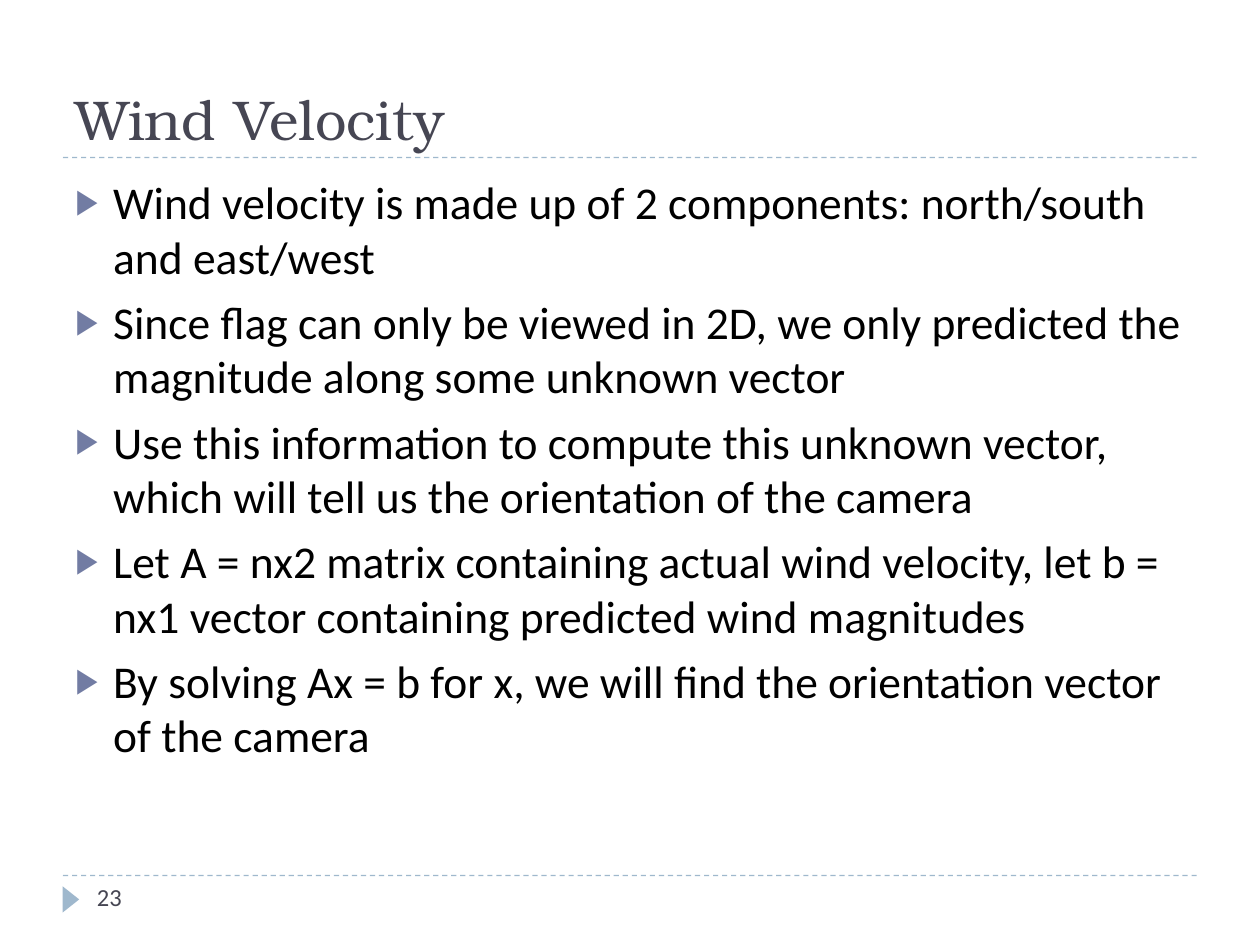
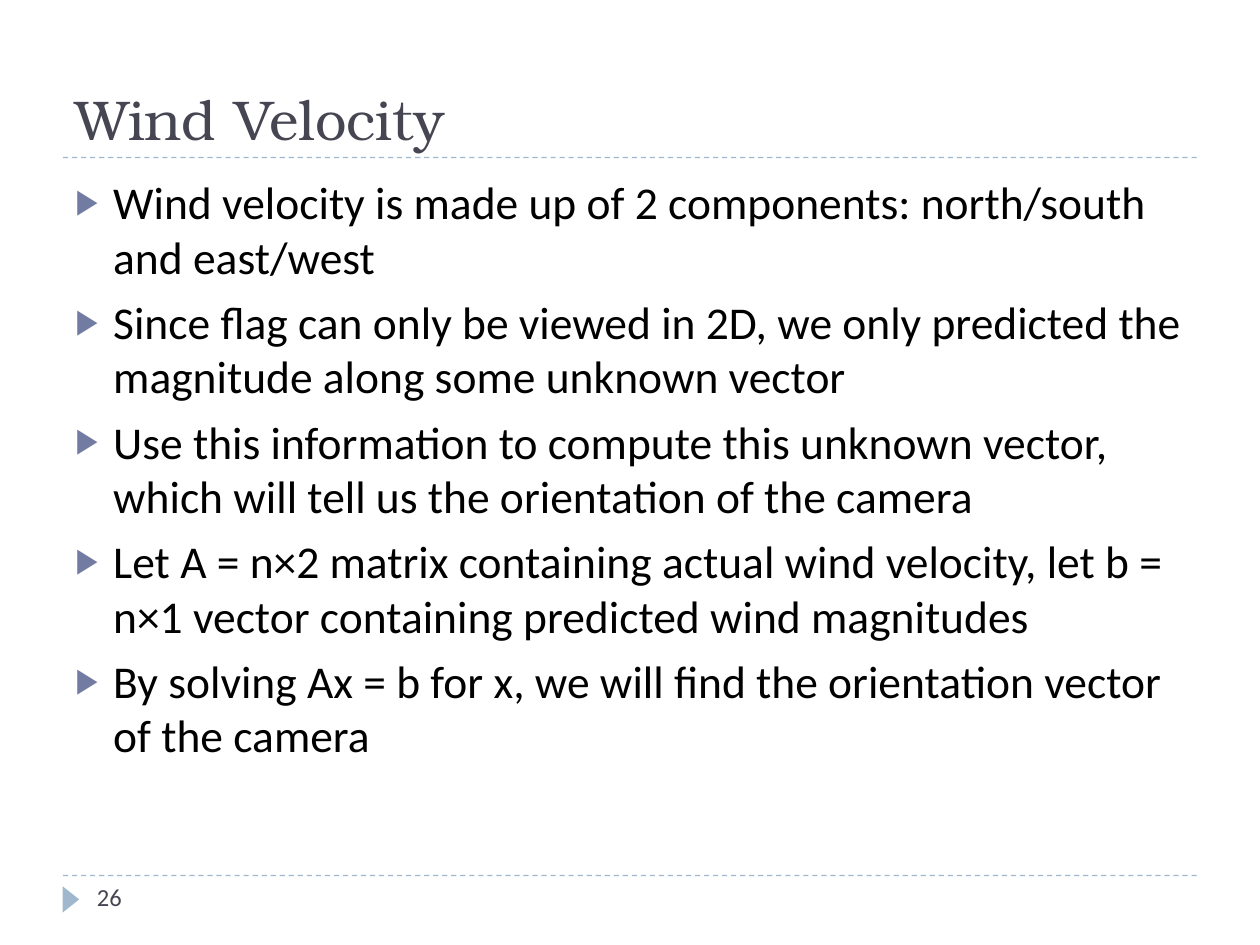
Before and after one commit to rspeyer/rzs-thesis, a slide deck: slide 26 of thesis-defense.pptx (slide 23 before the commit). Drawn at 1260x945 pixels with LibreOffice and Linux fonts; fonts in the diff are those of the drawing. Boxes give left, top, right and bottom in pixels: in the first picture for what was removed or moved away, otherwise in the second. Text is boxed around its words. In the diff, an @@ line names an element or a change of style, - is before the commit and + after.

```diff
--- a/thesis-defense.pptx
+++ b/thesis-defense.pptx
@@ text at box(113, 546, 1129, 641): text changed @@
-▶ Let A = nx2 matrix containing actual wind velocity, let b = nx1 vector containing predicted wind magnitudes
+▶ Let A = n×2 matrix containing actual wind velocity, let b = n×1 vector containing predicted wind magnitudes
@@ page number at box(97, 889, 122, 906): text changed @@
-23
+26
```
Also in this commit, not shown: 14 other slides changed, 4 slides added.
